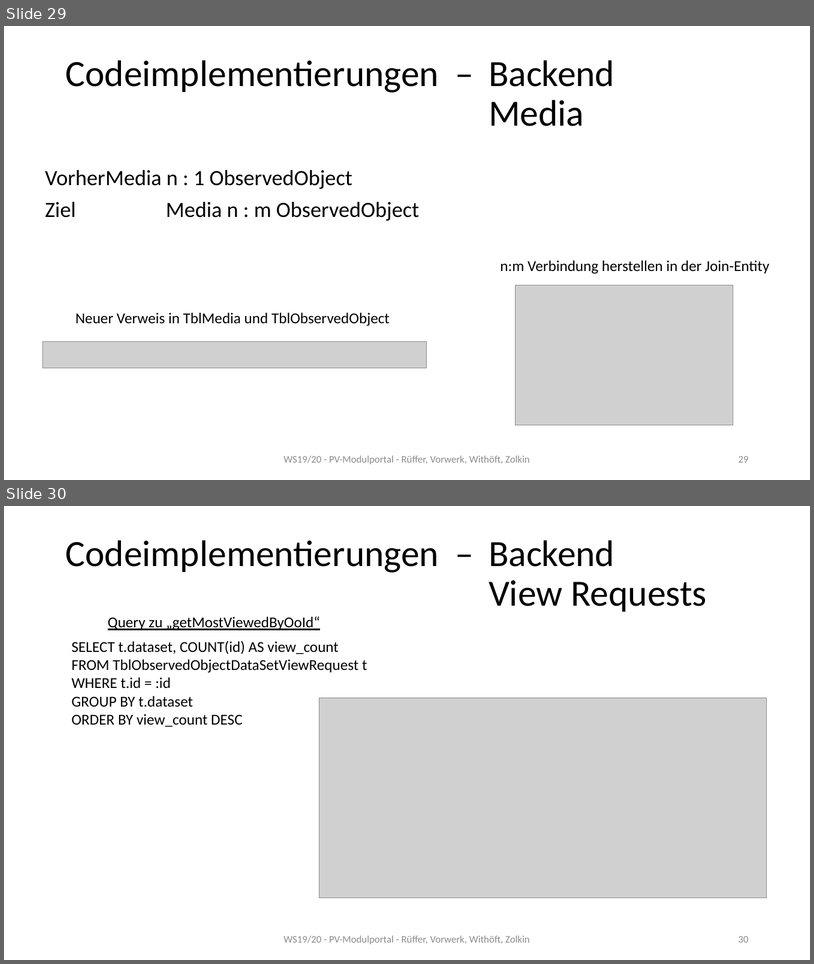
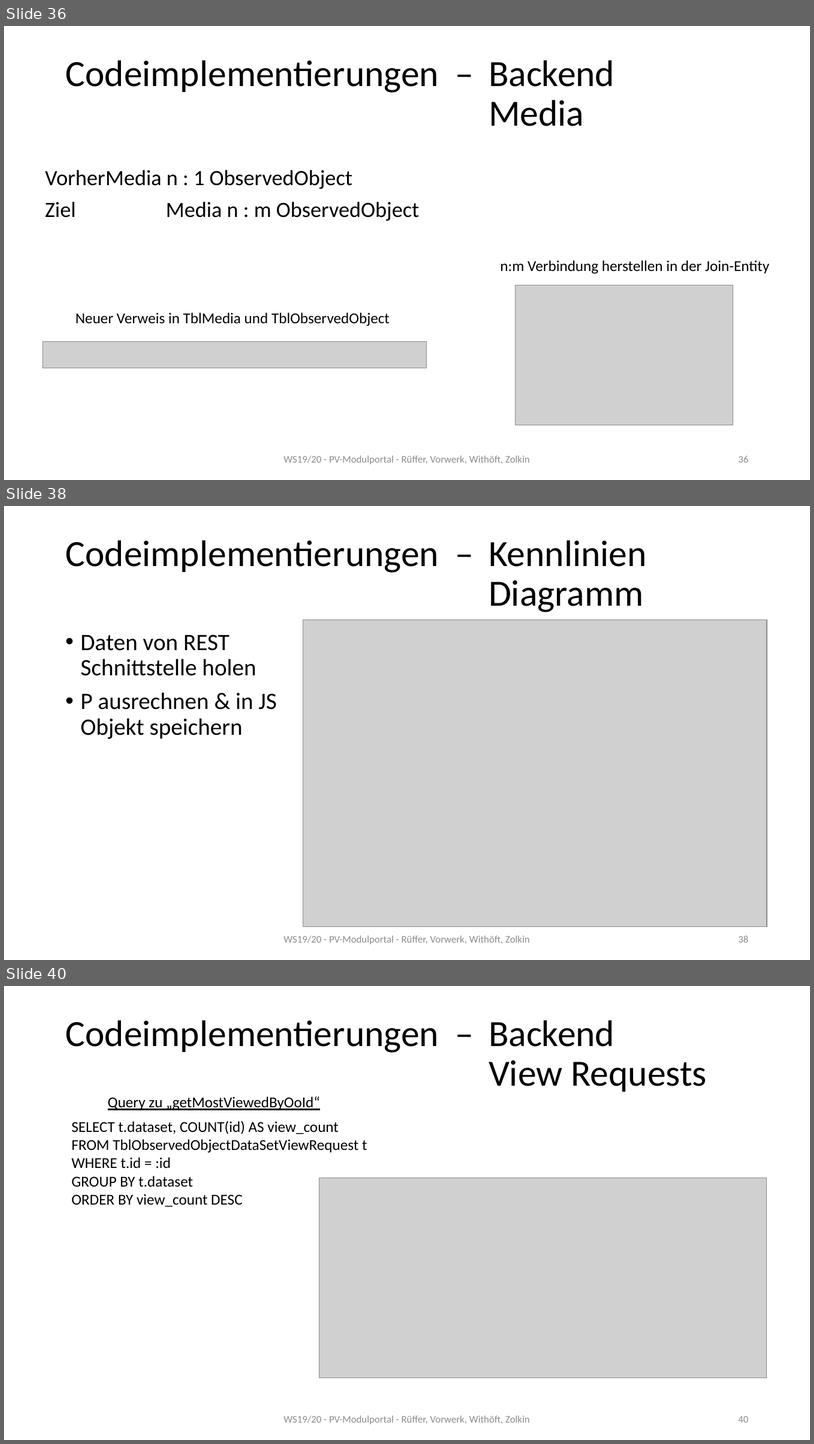
Before and after one commit to mwithoeft/Webengineering, a slide deck: docs/Seminarvortrag.pptx. Shown one above the other, each under a label of ours: slides 29 and 30 before the commit, slides 36, 38 and 40 after it; the slides between them are not shown. The pictures are 814x964 and 814x1444 pixels, drawn with LibreOffice and Linux fonts; fonts in the diff are those of the drawing; grey boxes stand for pictures. Boxes give left, top, right and bottom in pixels: in the first picture for what was removed or moved away, otherwise in the second. Text is boxed around its words. In the diff, an @@ line names an element or a change of style, - is before the commit and + after.

```diff
--- a/docs/Seminarvortrag.pptx
+++ b/docs/Seminarvortrag.pptx
@@ slide 38 added at (4,506,810,960), background #FFFFFF @@
@@ title added at (65,540,647,612), 44 pt, text #000000 @@
+Codeimplementierungen – Kennlinien
+Diagramm
@@ picture added at (303,620,767,927) @@
@@ text added at (81,634,276,739), 28 pt, text #000000 @@
+• Daten von REST Schnittstelle holen
+• P ausrechnen & in JS Objekt speichern
@@ text added at (284,935,530,944), 12 pt, text #8C8C8C @@
+WS19/20 - PV-Modulportal - Rüffer, Vorwerk, Withöft, Zolkin
@@ page number added at (738,935,749,942), 12 pt, text #8C8C8C @@
+38
@@ what was slide 29 is now slide 36 @@
@@ page number at (738,456,749,462): text changed @@
-29
+36
@@ what was slide 30 is now slide 40 @@
@@ page number at (738,1416,749,1422): text changed @@
-30
+40
```
Also in this commit, not shown: 9 other slides added.
